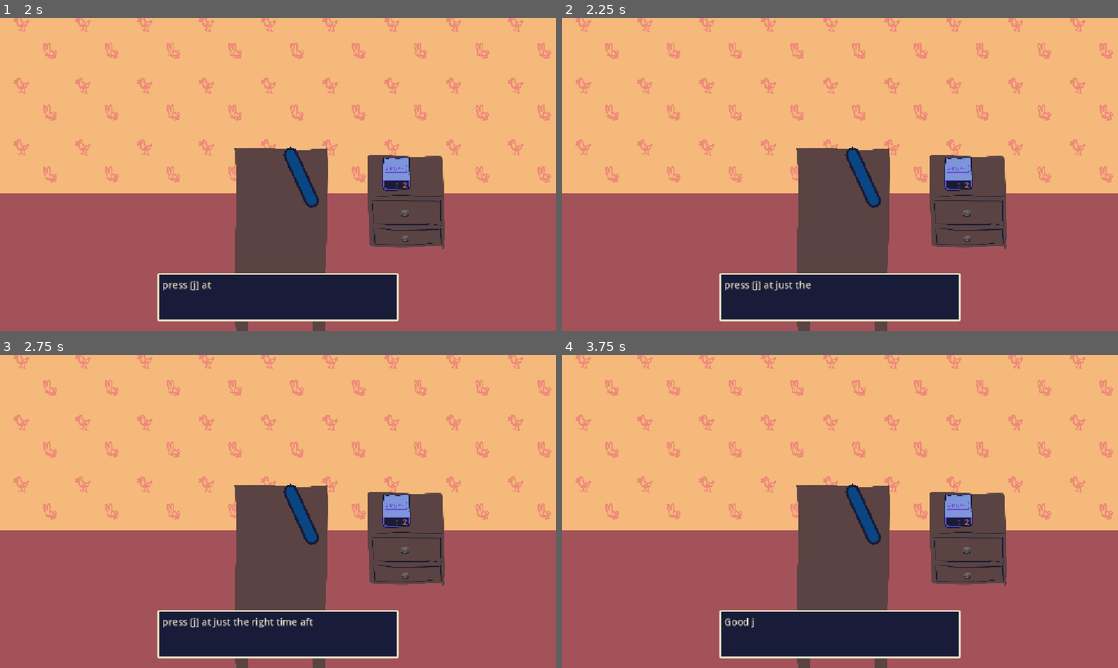
Above: before the commit, frames 1-4 (two rows, left to right).
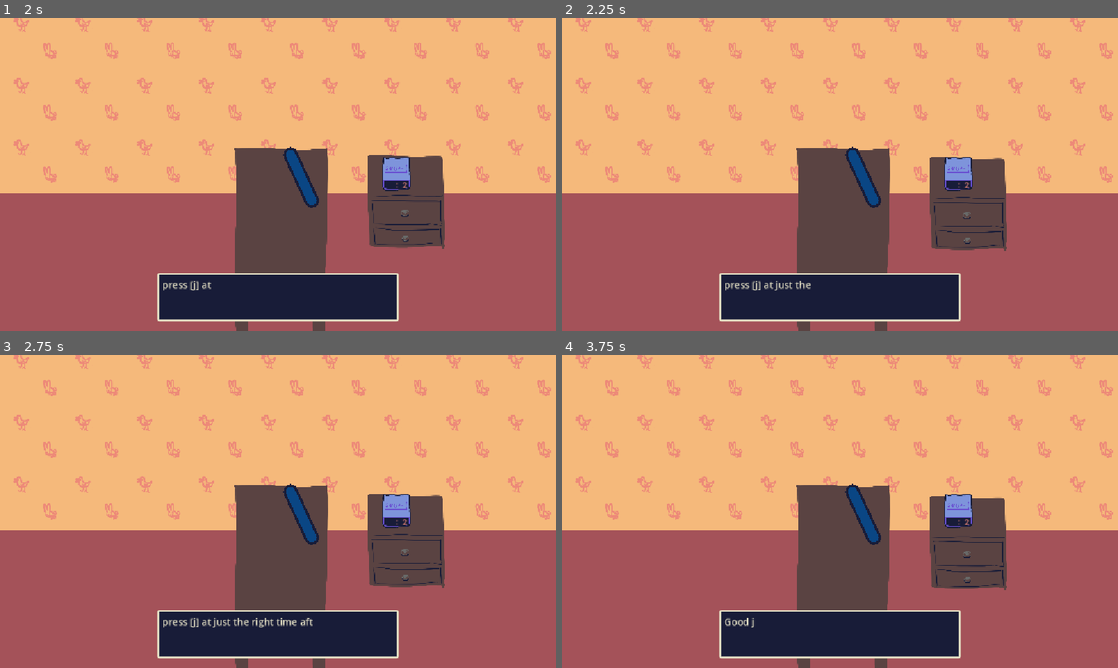
Above: after the commit, the same moments.

Repository: harperstoeckle/be_late_for_work
Game: Godot game, scene res://scenes/main.tscn
Same seed, same stepped clock (60 frames per second), same inputs: the game is played once before the commit and once after it. Sound files missing from this copy of the repository are replaced by a short silence.
Inputs:
- Up to frame 1 (2 s): tap Enter (ui_accept) at 0.5, 0.77, 1.25, 1.52 s; hold Up (ui_up) 0.53-1.28 s; hold J (snooze) 0.53-1.28 s; hold Down (ui_down) from 1.28 s (still down); tap J (snooze) at 1.35 s
- Up to frame 2 (2.25 s): tap J (snooze) at 2 s; release Down (ui_down) at 2.03 s; hold Up (ui_up) from 2.03 s (still down); hold J (snooze) from 2.03 s (still down)
- Up to frame 3 (2.75 s): keep holding Up (ui_up); keep holding J (snooze)
- Up to frame 4 (3.75 s): release J (snooze) at 2.78 s; tap J (snooze) at 2.85, 3.5 s; tap Enter (ui_accept) at 3.02 s; release Up (ui_up) at 3.53 s; hold Down (ui_down) from 3.53 s (still down); hold J (snooze) from 3.53 s (still down)

Frame 1 is identical in both runs. In frame 2, 0.6% of the frame differs, in the area x 66-80%, y 43-75%; in frame 3, 0.6%; in frame 4, 0.7%, in the area x 66-80%, y 43-76%.
Error before the commit: Modulo by zero error in operator '%'. (res://scripts/main.gd:109)
Error after the commit: Modulo by zero error in operator '%'. (res://scripts/main.gd:110)

Commit message:
Allow objects to react to being hit by jumping

Diff:
--- a/scripts/main.gd
+++ b/scripts/main.gd
@@ -43,6 +43,7 @@
 @onready var _dialogue_box: PanelContainer = %DialogueBox
 @onready var _dialogue_label: RichTextLabel = %DialogueLabel
 @onready var _dialogue_blip_player: AudioStreamPlayer = $DialogueBlipPlayer
+@onready var _nightstand: Sprite2D = $Nightstand
 
 @onready var _global_hand_pos := _arm_border.to_global(_arm_border.points[1]) :
 	set(v):
@@ -141,13 +142,16 @@
 				match _get_accuracy(e.start_subdivision + e.countdown * SUBDIVISIONS_PER_BEAT + alarm_input_subdivision, cur_total_playback_time):
 					InputAccuracy.GOOD:
 						_alarm_clock.snooze()
+						_hit_react(_alarm_clock, Vector2(0, 20), 0.05)
 					_:
 						_miss_player.play()
+						_hit_react(_nightstand, Vector2(0, 10), 0.05)
 				alarm_found = true
 				break
 
 		if not alarm_found:
 			_miss_player.play()
+			_hit_react(_nightstand, Vector2(0, 10), 0.05)
 	elif event.is_action_pressed("ui_up"):
 		_save_checkpoint()
 	elif event.is_action_pressed("ui_down"):
@@ -303,6 +307,13 @@
 # Call `_do_next_story` at `subdiv`.
 func _queue_next_story(subdiv: int) -> void:
 	_queue_event(NextStoryEvent.new(subdiv))
+
+# Make `node` jump back by `offset` as if reacting to being hit.
+func _hit_react(node: Node2D, offset: Vector2, duration: float) -> void:
+	var tween := get_tree().create_tween()
+	var pos := node.global_position
+	tween.tween_property(node, "global_position", pos + offset, duration / 4)
+	tween.tween_property(node, "global_position" , pos, duration * 3 / 4)
 
 # Start the next story sequence.
 func _do_next_story() -> void:
